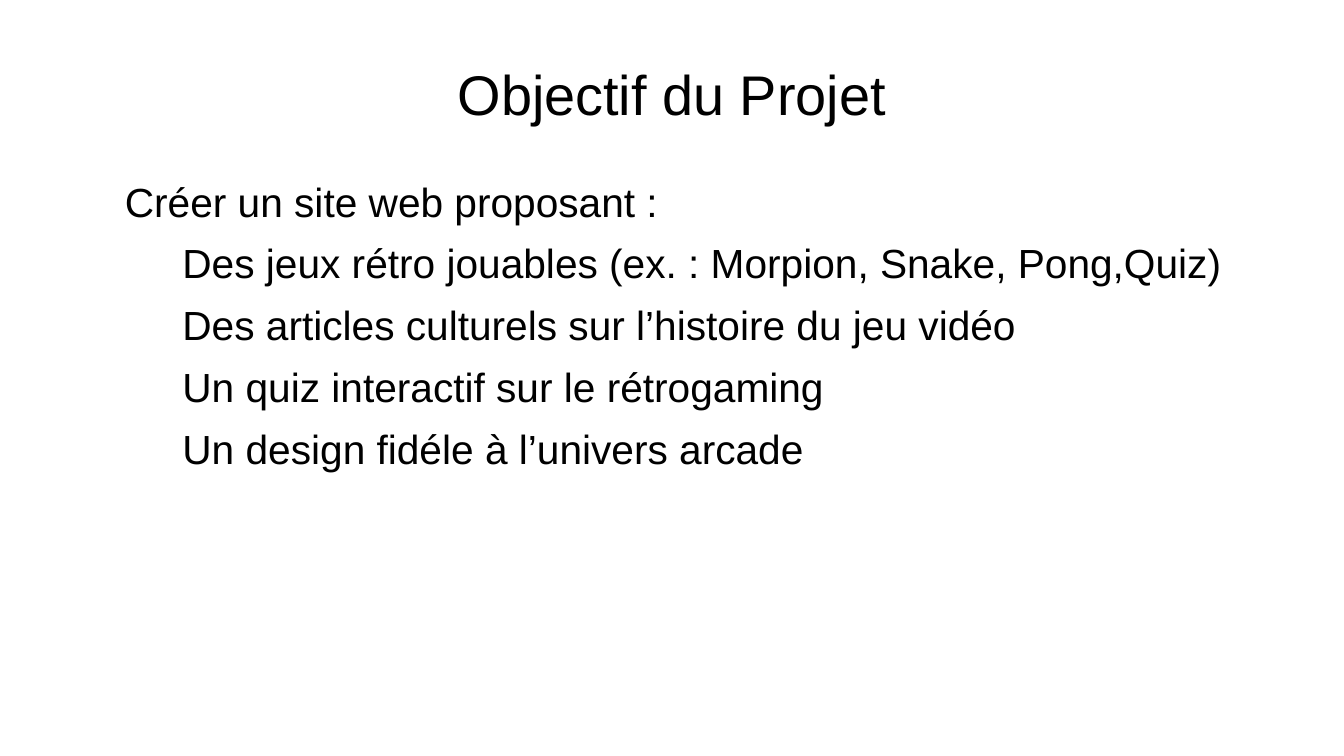
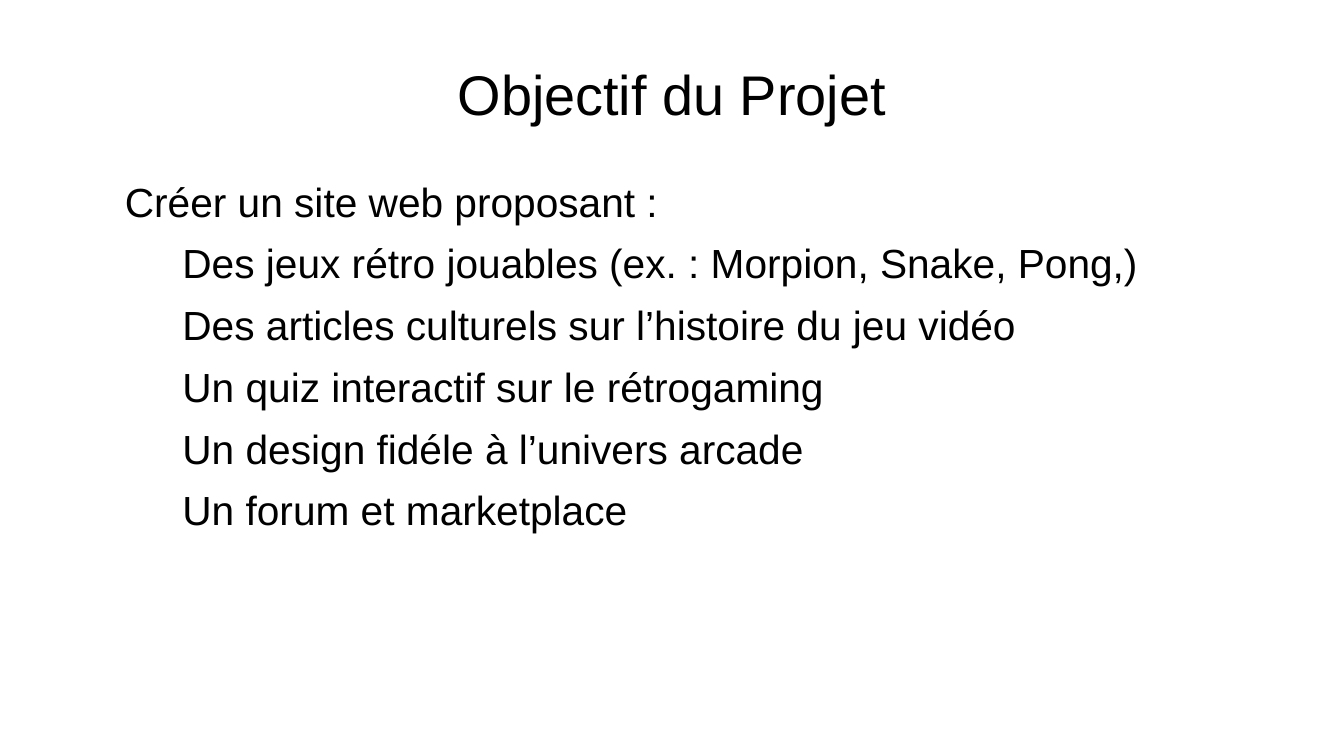
Before and after one commit to Cboukhal/projet_groupe, a slide deck: slide 2 of Camil/powerpoint/powerpoint_prototype.odp. Drawn at 1344x756 pixels with LibreOffice and Linux fonts; fonts in the diff are those of the drawing; background and template pictures are left out. Boxes give left, top, right and bottom in pixels: in the first picture for what was removed or moved away, otherwise in the second. Text is boxed around its words. In the diff, an @@ line names an element or a change of style, - is before the commit and + after.

```diff
--- a/Camil/powerpoint/powerpoint_prototype.odp
+++ b/Camil/powerpoint/powerpoint_prototype.odp
@@ text at box(182, 248, 1138, 286): text changed @@
-  − Des jeux rétro jouables (ex. : Morpion, Snake, Pong,Quiz)
+  − Des jeux rétro jouables (ex. : Morpion, Snake, Pong,)
@@ text at box(182, 495, 627, 533): paragraph added @@
+  − Un forum et marketplace
```
Also in this commit, not shown: 4 other slides changed, 4 other files.
